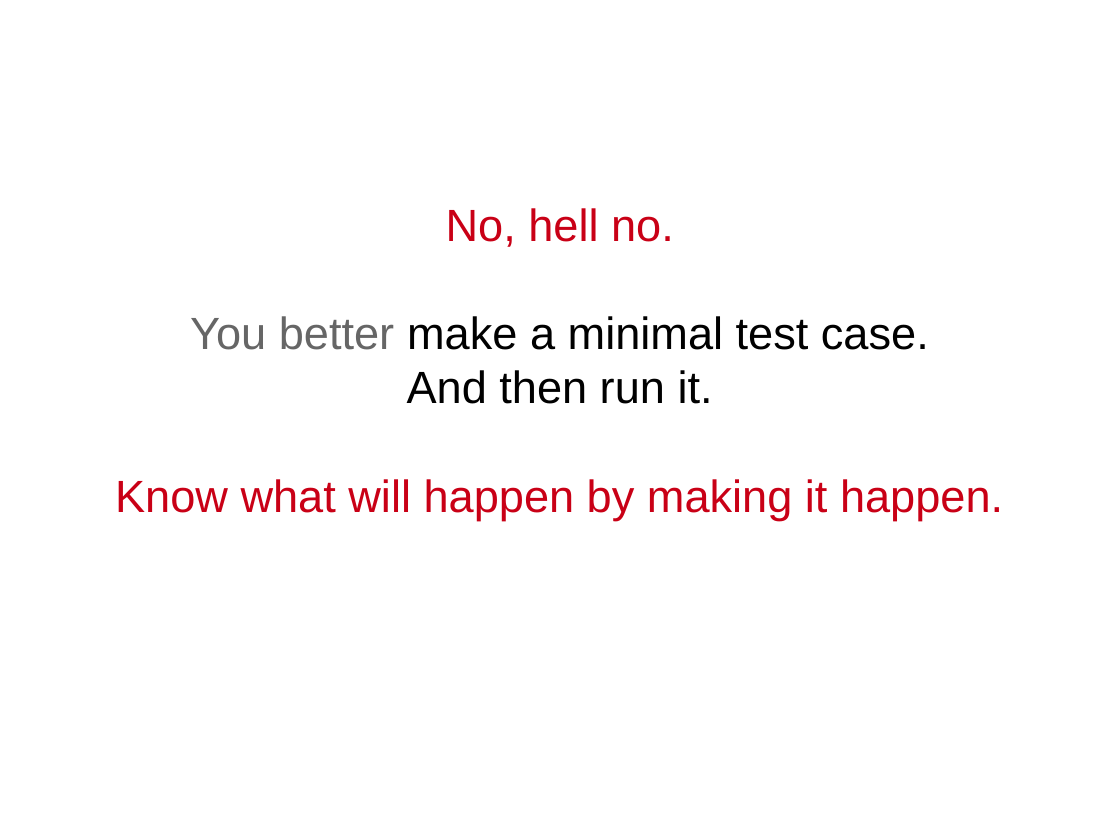
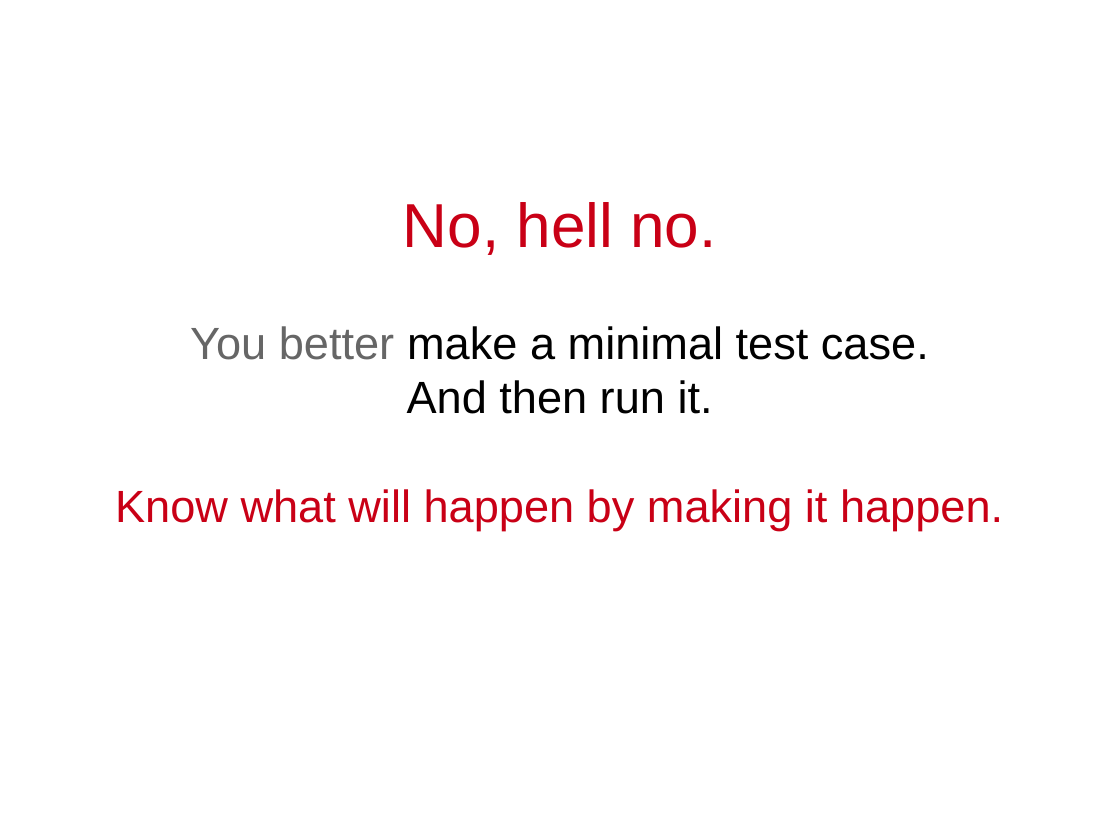
Before and after one commit to Jarvishappy/15-441-Recitation-Sessions, a slide deck: slide 16 of recitation4/src/recitation4-david.odp (slide 20 before the commit). Drawn at 1120x840 pixels with LibreOffice and Linux fonts; fonts in the diff are those of the drawing. Boxes give left, top, right and bottom in pixels: in the first picture for what was removed or moved away, otherwise in the second. Text is boxed around its words. In the diff, an @@ line names an element or a change of style, - is before the commit and + after.

```diff
--- a/recitation4/src/recitation4-david.odp
+++ b/recitation4/src/recitation4-david.odp
@@ subtitle at (403,202,716,255): size 32 to 44 pt in "No, hell no." @@
```
Also in this commit, not shown: 10 other slides changed, 3 slides added, 15 slides removed, 3 other files.
